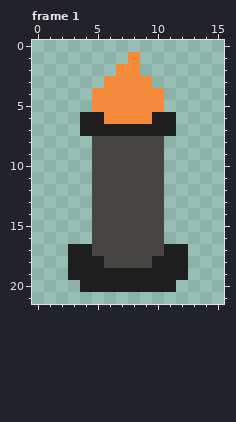
A pixel-art file gets an edit: block_man/data/torch.aseprite. That is the earlier state.
16x22 pixels, 1 frame. Shown: frame 1. The commit also changed other frames, which this record leaves out.
The same view after the edit:
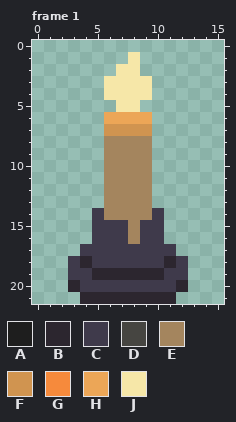
Palette (. is transparent): A #1e1e1e  B #2c262f  C #3f3a4b  D #464541  E #a4855e  F #d09450  G #f68a3c  H #eca657  J #f6e7a8
Diff:
Changed rows in their new state; - is an unchanged pixel.
Frame 1:
first column x 3:
 1 -----J----
 2 ----JJ----
 3 ---JJJJ---
 4 --.JJJJ.--
 5 --..JJ..--
 6 -..HHHH..-
 7 -..FFFF..-
 8 --.EEEE.--
 9 --.EEEE.--
10 --.EEEE.--
11 --.EEEE.--
12 --.EEEE.--
13 --.EEEE.--
14 --CEEEEC--
15 --CCCECC--
16 --CCCECC--
17 .CCCCCCCC.
18 CBCCCCCCBC
19 CCBBBBBBCC
20 BCCCCCCCCB
21 -BBBBBBBB-
Pixel boxes of the changes (left, top, right, bottom) in both pictures:
changed: (68, 52, 188, 304)
